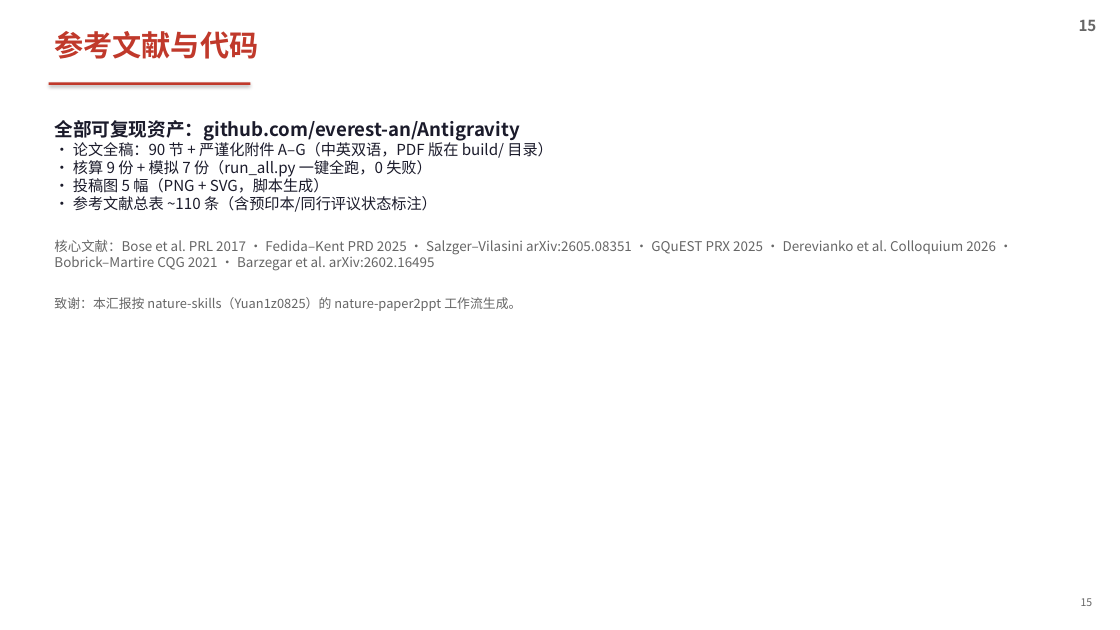
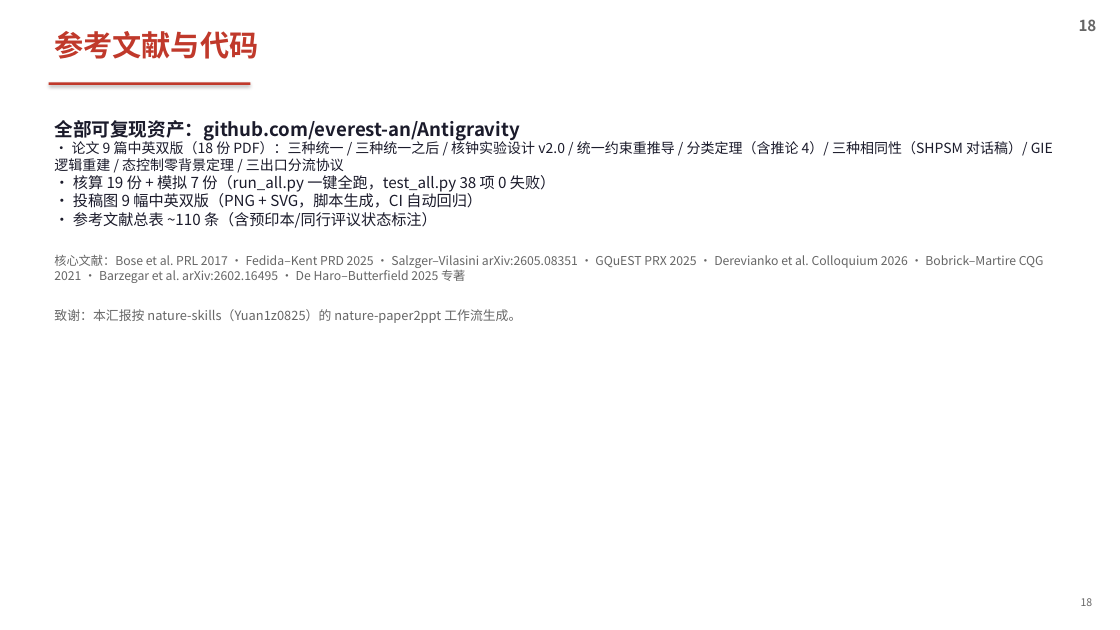
Before and after one commit to everest-an/Antigravity, a slide deck: slide 18 of ppt/从特斯拉到时空工程-汇报.pptx (slide 15 before the commit). Drawn at 1120x630 pixels with LibreOffice and Linux fonts; fonts in the diff are those of the drawing. Boxes give left, top, right and bottom in pixels: in the first picture for what was removed or moved away, otherwise in the second. Text is boxed around its words. In the diff, an @@ line names an element or a change of style, - is before the commit and + after.

Commit message:
docs: PPT升级18页(含推论4/E5/E6三新页) + README论文目录9篇×中英 + 投稿策略R2/R3/E5/E6优先级，38项回归全过

```diff
--- a/ppt/从特斯拉到时空工程-汇报.pptx
+++ b/ppt/从特斯拉到时空工程-汇报.pptx
@@ text at (1079, 19, 1097, 31): text changed @@
-15
+18
@@ text at (54, 140, 1053, 208): text changed; size 13 to 12 pt @@
-· 论文全稿：90 节 + 严谨化附件 A–G（中英双语，PDF 版在 build/ 目录）
-· 核算 9 份 + 模拟 7 份（run_all.py 一键全跑，0 失败）
-· 投稿图 5 幅（PNG + SVG，脚本生成）
+· 论文 9 篇中英双版（18 份 PDF）：三种统一 / 三种统一之后 / 核钟实验设计 v2.0 / 统一约束重推导 / 分类定理（含推论 4）/ 三种相同性（SHPSM 对话稿）/ GIE 逻辑重建 / 态控制零背景定理 / 三出口分流协议
+· 核算 19 份 + 模拟 7 份（run_all.py 一键全跑，test_all.py 38 项 0 失败）
+· 投稿图 9 幅中英双版（PNG + SVG，脚本生成，CI 自动回归）
@@ text at (54, 255, 1044, 283): text changed; size 11.5 to 10.5 pt @@
-核心文献：Bose et al. PRL 2017 · Fedida–Kent PRD 2025 · Salzger–Vilasini arXiv:2605.08351 · GQuEST PRX 2025 · Derevianko et al. Colloquium 2026 · Bobrick–Martire CQG 2021 · Barzegar et al. arXiv:2602.16495
+核心文献：Bose et al. PRL 2017 · Fedida–Kent PRD 2025 · Salzger–Vilasini arXiv:2605.08351 · GQuEST PRX 2025 · Derevianko et al. Colloquium 2026 · Bobrick–Martire CQG 2021 · Barzegar et al. arXiv:2602.16495 · De Haro–Butterfield 2025 专著
```
Also in this commit, not shown: 6 other slides changed, 3 slides added, 30 other files.
